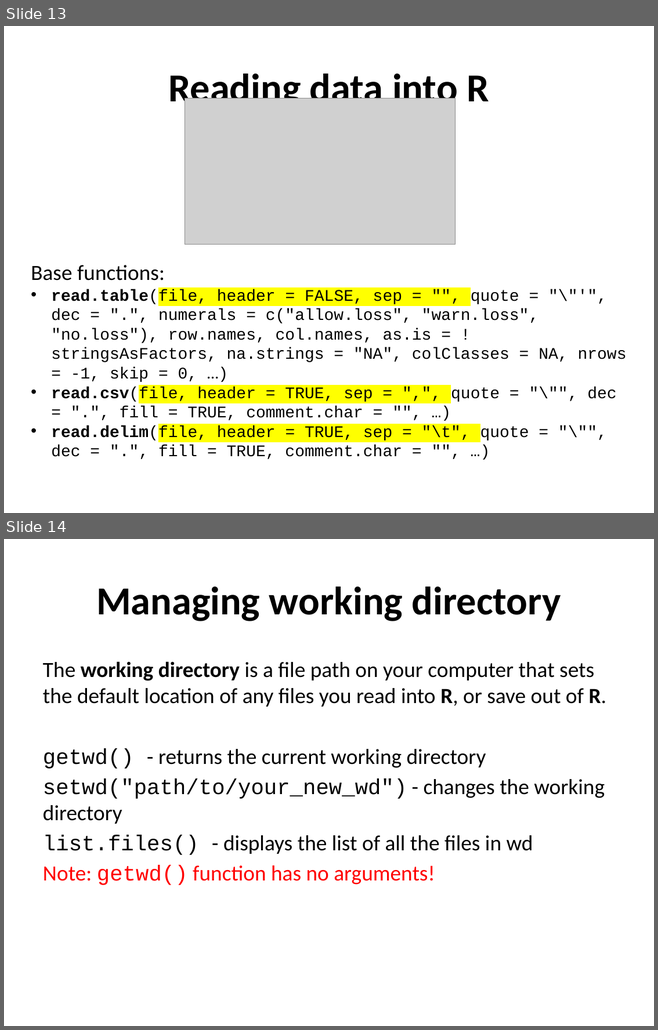
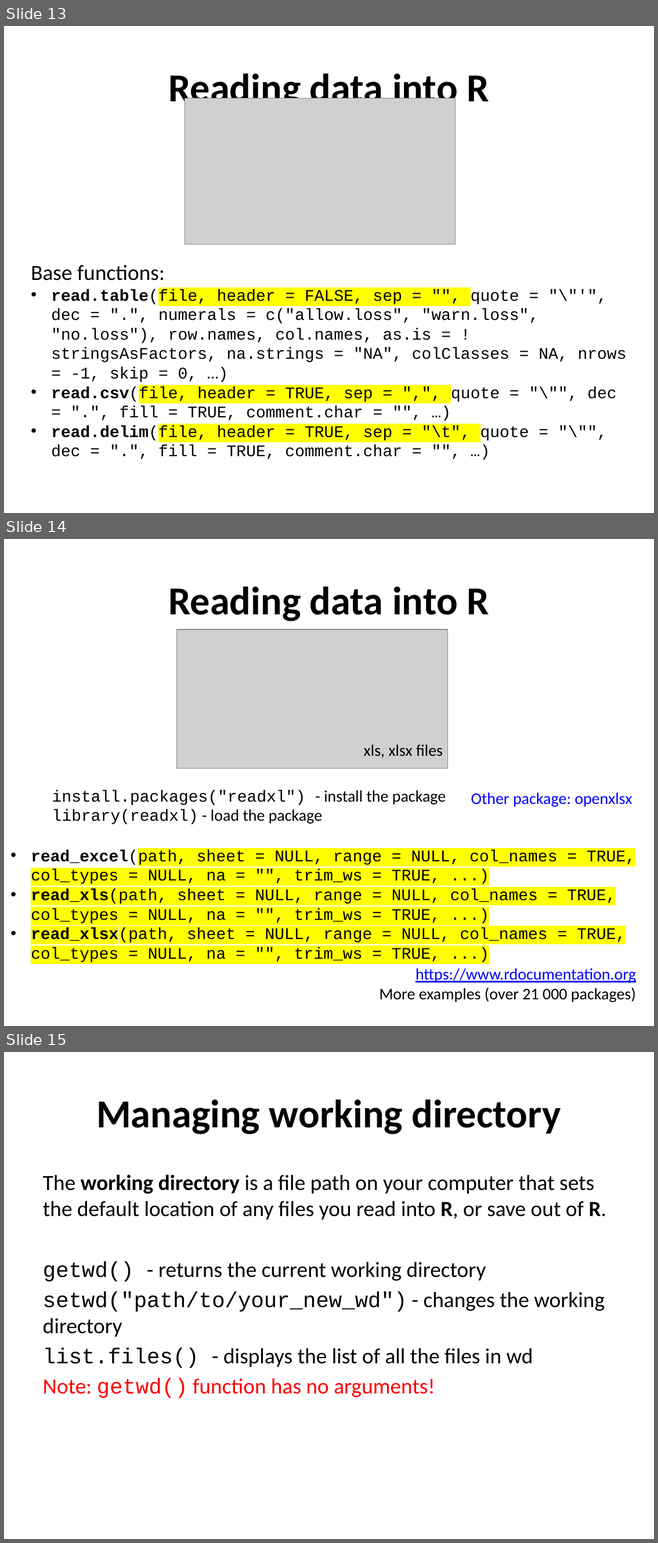
Before and after one commit to sraorao/MSD_R_course_Dec2022, a slide deck: powerpoint/Session1.pptx. Shown one above the other, each under a label of ours: slides 13 and 14 before the commit, slides 13, 14 and 15 after it. The pictures are 658x1030 and 658x1543 pixels, drawn with LibreOffice and Linux fonts; fonts in the diff are those of the drawing; grey boxes stand for pictures. Boxes give left, top, right and bottom in pixels: in the first picture for what was removed or moved away, otherwise in the second. Text is boxed around its words. In the diff, an @@ line names an element or a change of style, - is before the commit and + after.

Commit message:
update slides, dates, code

```diff
--- a/powerpoint/Session1.pptx
+++ b/powerpoint/Session1.pptx
@@ slide 14 added at bbox=[4, 539, 654, 1026], background #FFFFFF @@
@@ text added at bbox=[168, 587, 488, 621], 44 pt, text #000000, bold @@
+Reading data into R
@@ picture added at bbox=[177, 629, 448, 768] @@
@@ text added at bbox=[364, 744, 442, 758], 18 pt, text #000000 @@
+xls, xlsx files
@@ text added at bbox=[52, 790, 445, 824], 18 pt, text #000000 @@
+install.packages("readxl") - install the package
+library(readxl) - load the package
@@ text added at bbox=[471, 792, 632, 807], 18 pt, text #0000FF @@
+Other package: openxlsx
@@ text added at bbox=[31, 850, 635, 962], 18 pt, text #000000 @@
+• read_excel(path, sheet = NULL, range = NULL, col_names = TRUE, col_types = NULL, na = "", trim_ws = TRUE, ...)
+• read_xls(path, sheet = NULL, range = NULL, col_names = TRUE, col_types = NULL, na = "", trim_ws = TRUE, ...)
+• read_xlsx(path, sheet = NULL, range = NULL, col_names = TRUE, col_types = NULL, na = "", trim_ws = TRUE, ...)
@@ text added at bbox=[379, 968, 636, 1002], 18 pt, text #000000 @@
+https://www.rdocumentation.org
+More examples (over 21 000 packages)
@@ what was slide 14 is now slide 15 @@
```
Also in this commit, not shown: 10 other files.
